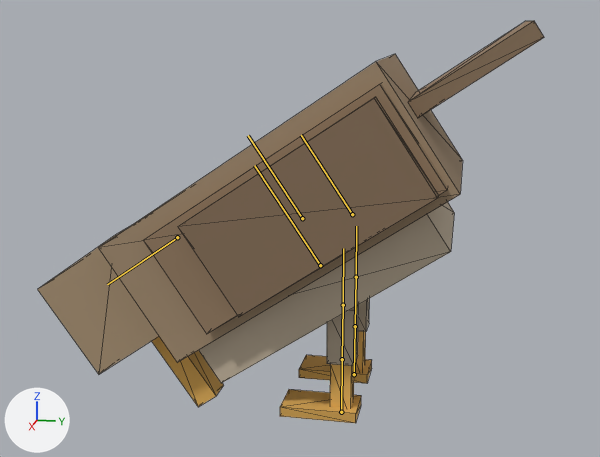
The glTF model assets/creatures/owl/model.glb as it was, and as the next commit left it.
The view is the same before and after, from a 50 mm lens placed at (0.501, 0.098, 0.243), pointed at (-0.001, -0.002, 0.118). Arrows for +X, +Y and +Z are at lower left; the lights stay in place. The older version comes first. Both versions are drawn at frame 8 of the action 'eat'; the numbers are the values there. The bones that change, and the others that lie on the model, are drawn over the model as lines. Mesh edges are drawn as thin lines.

In view in the first picture: 'built'.
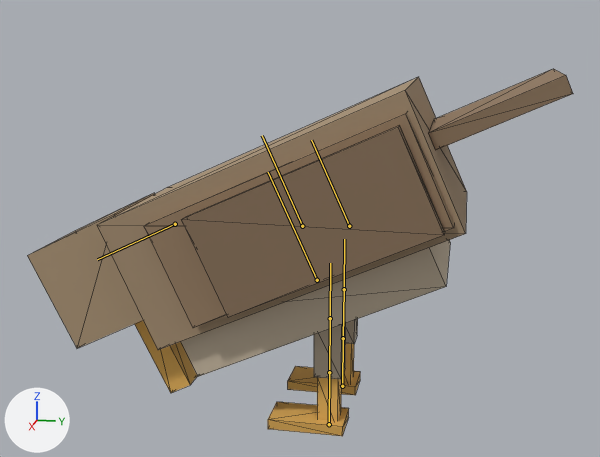
The change in detail:
Bone 'body' (bone_body) moves from (0.0, 0.0, 0.0) to (0.0, -0.0049, 0.0).
Bone 'body' (bone_body) turns from (34, 0, 0) to (24, 0, 0) degrees about its own x, y and z.
Bone 'head' (bone_head) turns from (91, 0, 0) to (92, 0, 0) degrees about its own x, y and z.
Bone 'leg_l0' (bone_leg_l0) turns from (-34, 0, 0) to (-24, 0, 0) degrees about its own x, y and z.
Bone 'leg_r0' (bone_leg_r0) turns from (-34, 0, 0) to (-24, 0, 0) degrees about its own x, y and z.

What differs and where, as boxes (x1, y1, x2, y2) in the pictures (600 x 457 px):
'built', posed (8% wider, 9% shorter)
    before: (38, 21, 544, 423)
    after: (28, 69, 573, 436)
bone 'body', root to tip
    before: (302, 218) to (248, 135)
    after: (302, 226) to (262, 135)
bone 'head', root to tip
    before: (177, 237) to (107, 284)
    after: (175, 224) to (97, 259)
bone 'leg_l0', root to tip
    before: (356, 277) to (356, 226)
    after: (344, 289) to (344, 239)
bone 'leg_r0', root to tip
    before: (343, 305) to (343, 248)
    after: (330, 318) to (330, 263)
